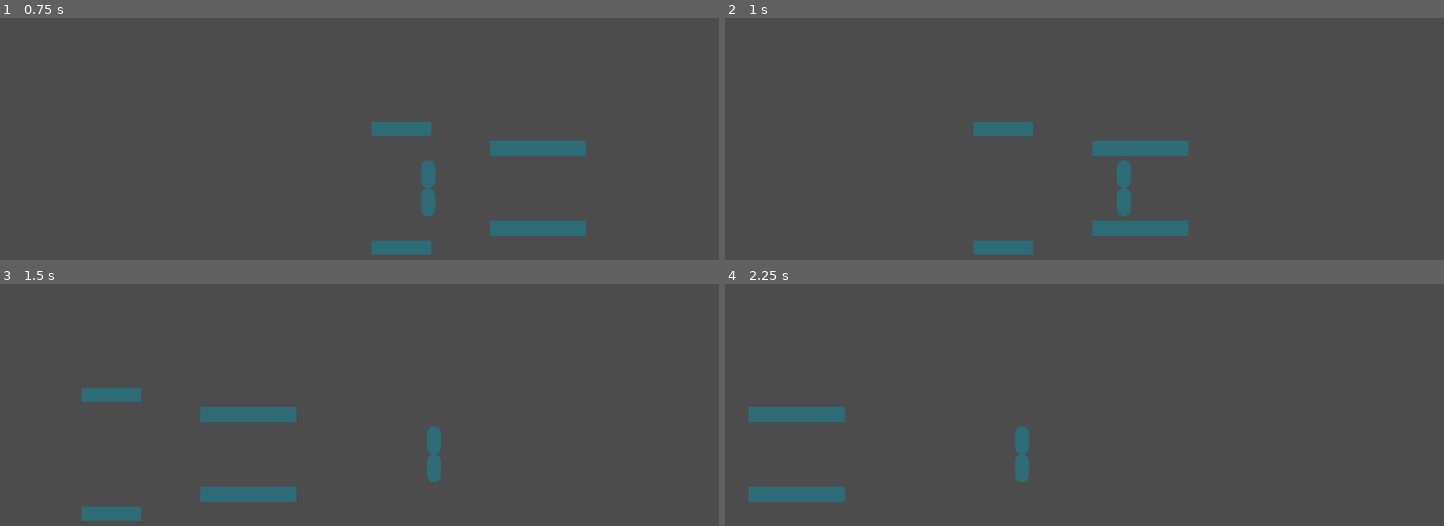
Above: before the commit, frames 1-4 (two rows, left to right).
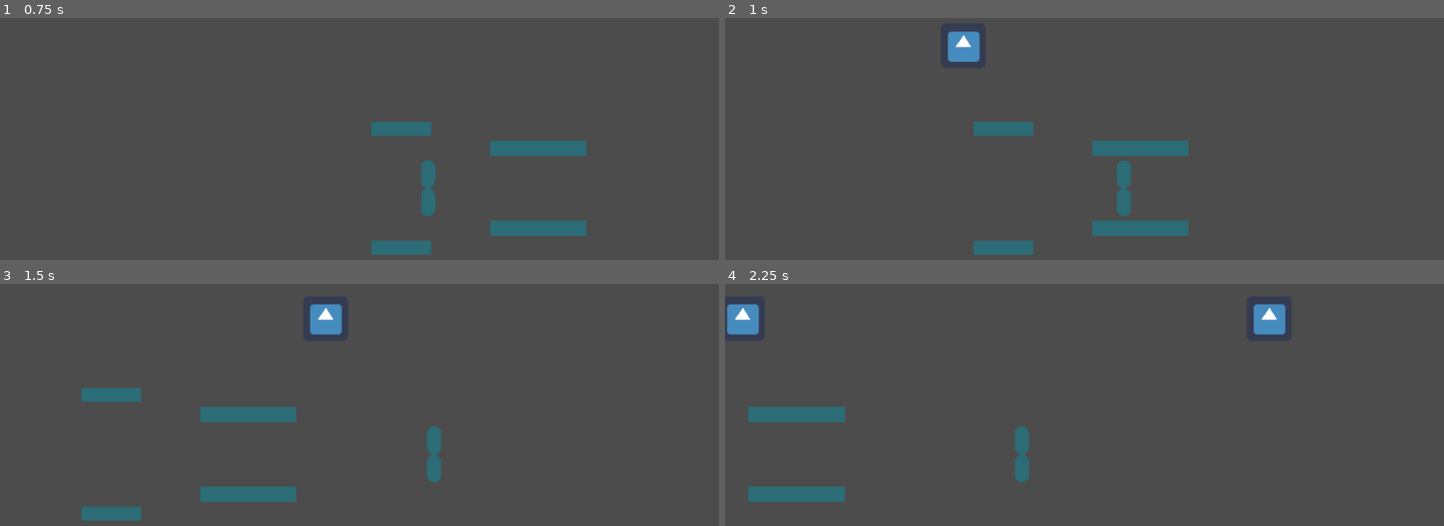
Above: after the commit, the same moments.

Repository: Notebooked/Reflection-prototype
Game: Godot game, scene res://Main.tscn
The game is run twice, just before and just after one commit, with the same random seed, the same clock (stepped at 60 frames per second) and the same inputs. The engine's default icon, where the game draws it, is replaced by a stand-in: a white triangle on a blue panel in a dark square.
Inputs:
- Up to frame 1 (0.75 s): hold D (right) from 0.53 s (still down); tap Shift (dash) at 0.6 s
- Up to frame 2 (1 s): keep holding D (right); tap Space (jump) at 0.77 s
- Up to frame 3 (1.5 s): keep holding D (right); tap Shift (dash) at 1.35 s
- Up to frame 4 (2.25 s): tap Space (jump) at 1.52 s; release D (right) at 2.03 s; hold A (left) from 2.03 s (still down); tap Shift (dash) at 2.1 s

Frame 1 is identical in both runs. In frame 2, 0.6% of the frame differs, in the area x 31-36%, y 5-19%; in frame 3, 0.6%; in frame 4, 1.1%, in the area x 0-78%, y 8-22%.
Error before the commit: Parse Error: The identifier "despawn_bounds" isn't declared in the current scope. (res://Bullet.gd:17)

Commit message:
fix kill yourself!!!!11

Diff:
--- a/Bullet.gd
+++ b/Bullet.gd
@@ -3,15 +3,13 @@
 var speed = 750
 var velocity = Vector2()
 
-func _ready():
-	$Timer.connect("timeout", self, "queue_free")
-	$Timer.set_wait_time(1)
-	$Timer.start()
+var despawn_bounds
 
 func start(pos, dir):
 	rotation = dir
 	position = pos
 	velocity = Vector2(speed, 0).rotated(rotation)
+	despawn_bounds = abs(position.x) + 1000
 
 func _physics_process(delta):
 	if abs(position.x) > despawn_bounds or abs(position.y) > despawn_bounds:
--- a/PlayerPlatform.gd
+++ b/PlayerPlatform.gd
@@ -1,8 +1,6 @@
 extends StaticBody2D
 
-
 var player: KinematicBody2D
-
 
 # Called when the node enters the scene tree for the first time.
 func _ready():
